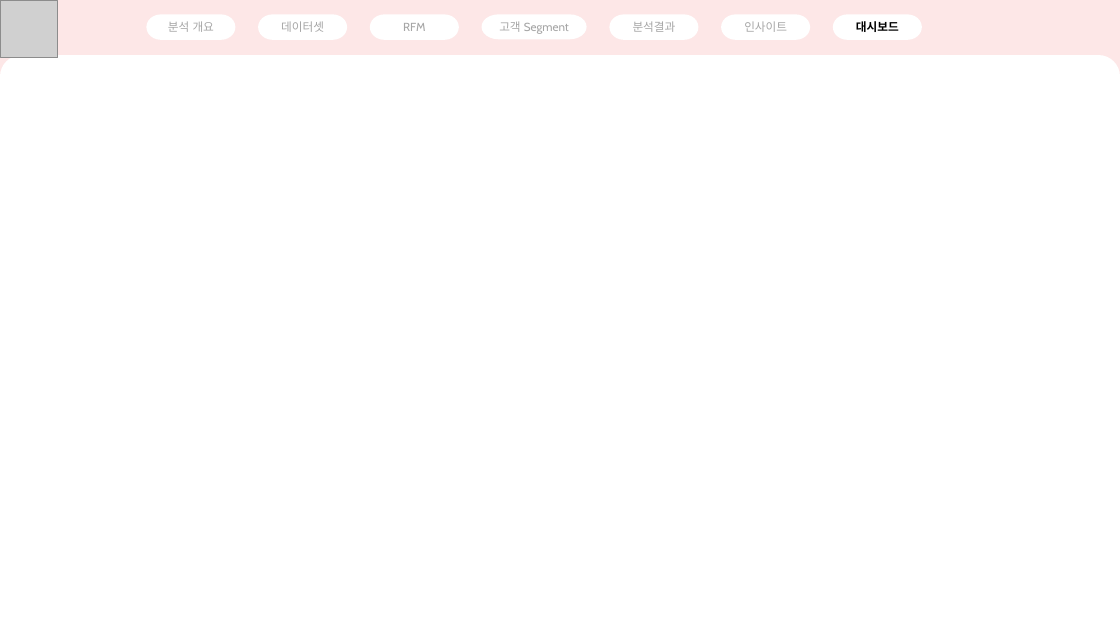
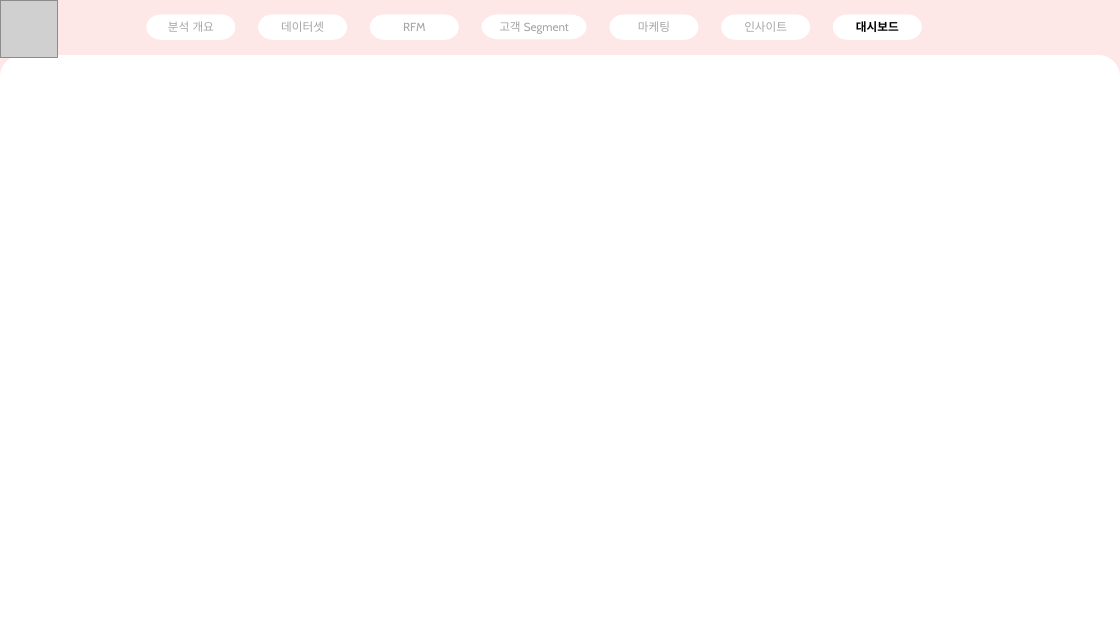
Before and after one commit to brownnyi/Data_Study, a slide deck: slide 10 of Project/RFM/RFM.pptx (slide 12 before the commit). Drawn at 1120x630 pixels with LibreOffice and Linux fonts; fonts in the diff are those of the drawing; grey boxes stand for pictures; background and template pictures are left out. Boxes give left, top, right and bottom in pixels: in the first picture for what was removed or moved away, otherwise in the second. Text is boxed around its words. In the diff, an @@ line names an element or a change of style, - is before the commit and + after.

```diff
--- a/Project/RFM/RFM.pptx
+++ b/Project/RFM/RFM.pptx
@@ text in pill shape at [638, 21, 670, 32]: text changed @@
-분석결과
+마케팅
```
Also in this commit, not shown: 6 other slides changed, 2 slides added, 4 slides removed.
